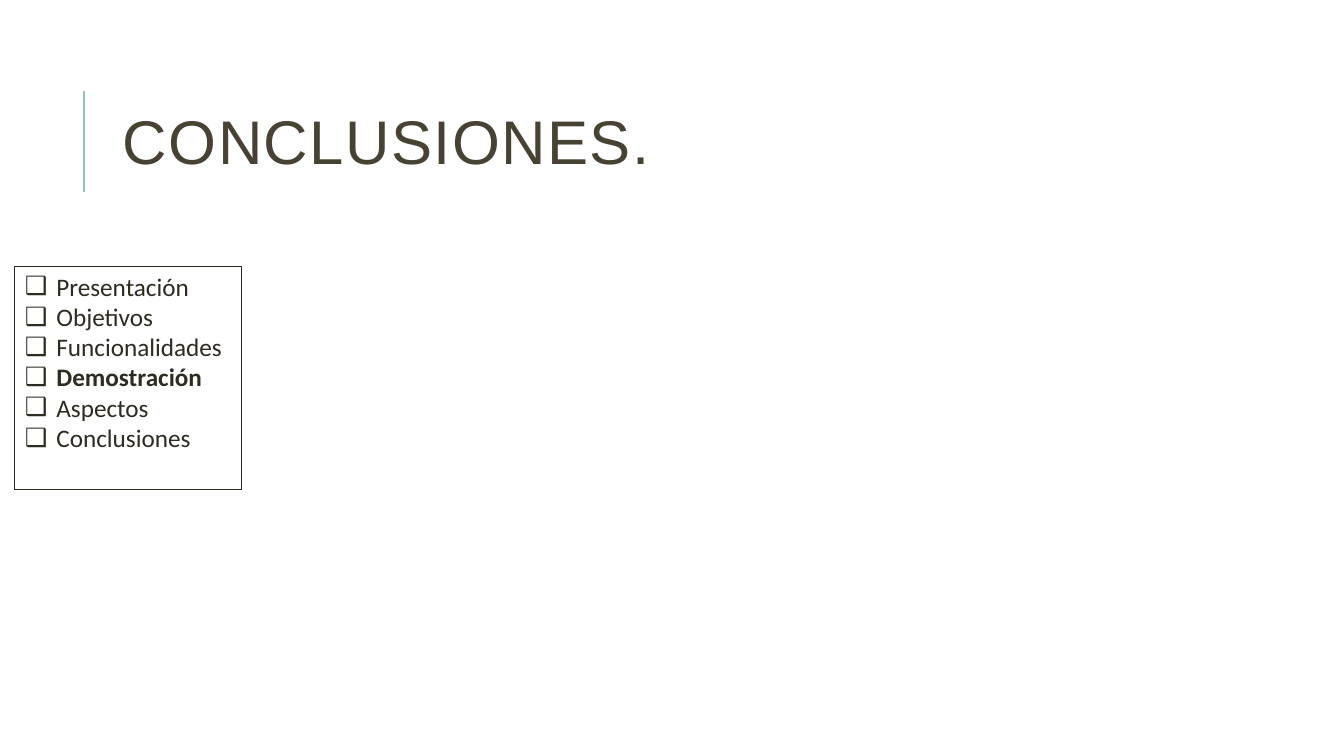
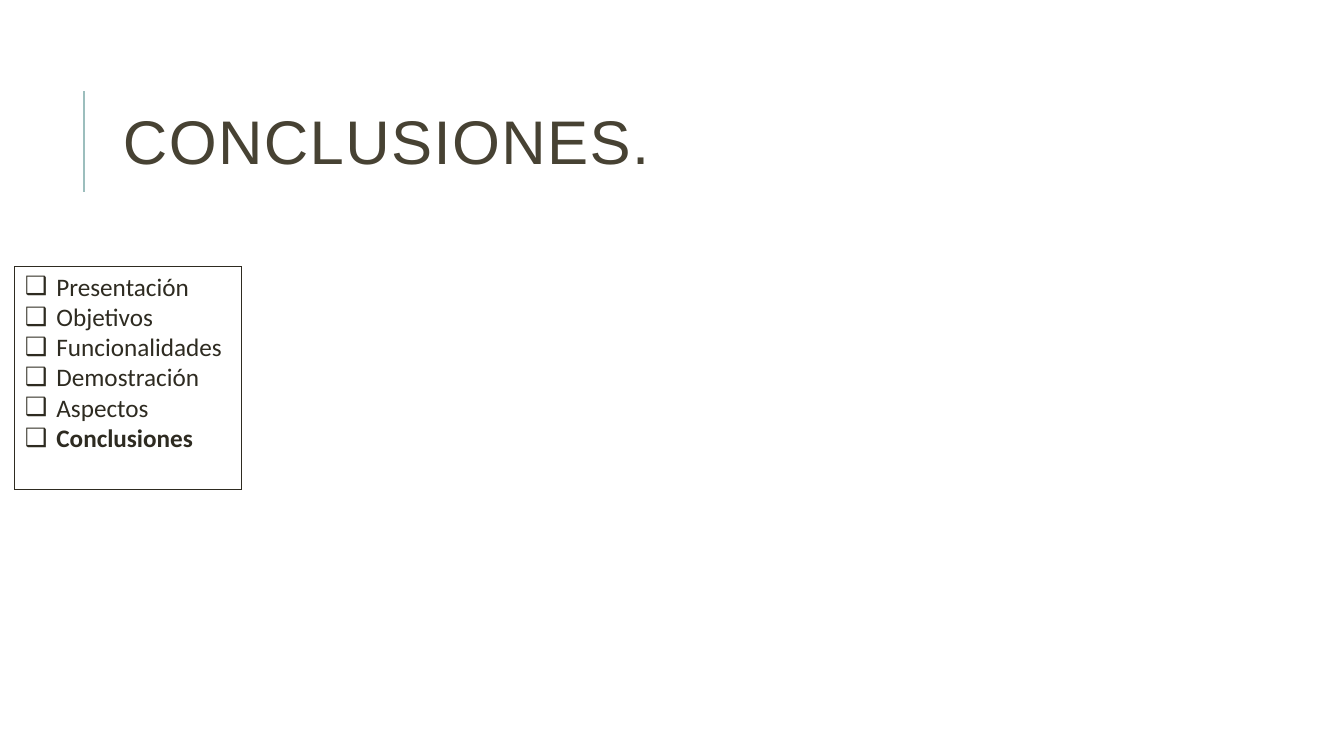
Before and after one commit to danielallhoff/M17-G4-AirDSS, a slide deck: slide 18 of AIRDSS.pptx. Drawn at 1344x756 pixels with LibreOffice and Linux fonts; fonts in the diff are those of the drawing. Boxes give left, top, right and bottom in pixels: in the first picture for what was removed or moved away, otherwise in the second. Text is boxed around its words. In the diff, an @@ line names an element or a change of style, - is before the commit and + after.

```diff
--- a/AIRDSS.pptx
+++ b/AIRDSS.pptx
@@ text in rectangle at [56, 368, 199, 447]: bold off in "Demostración"; bold on in "Conclusiones" @@
```
Also in this commit, not shown: 1 other slide changed.
